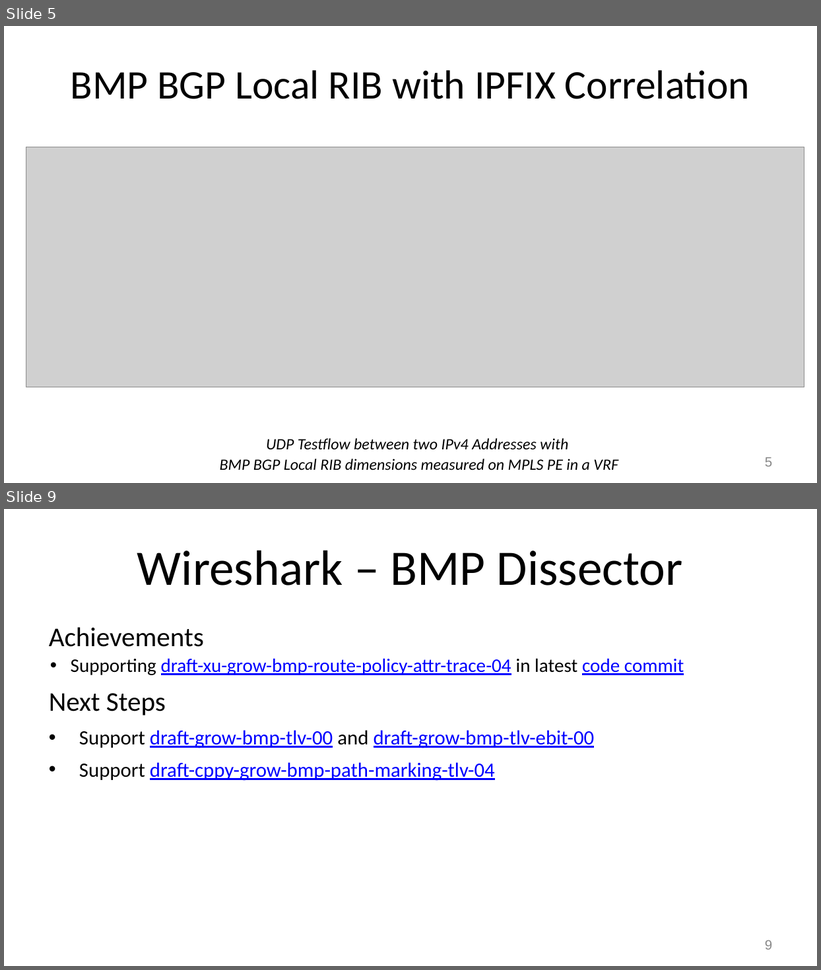
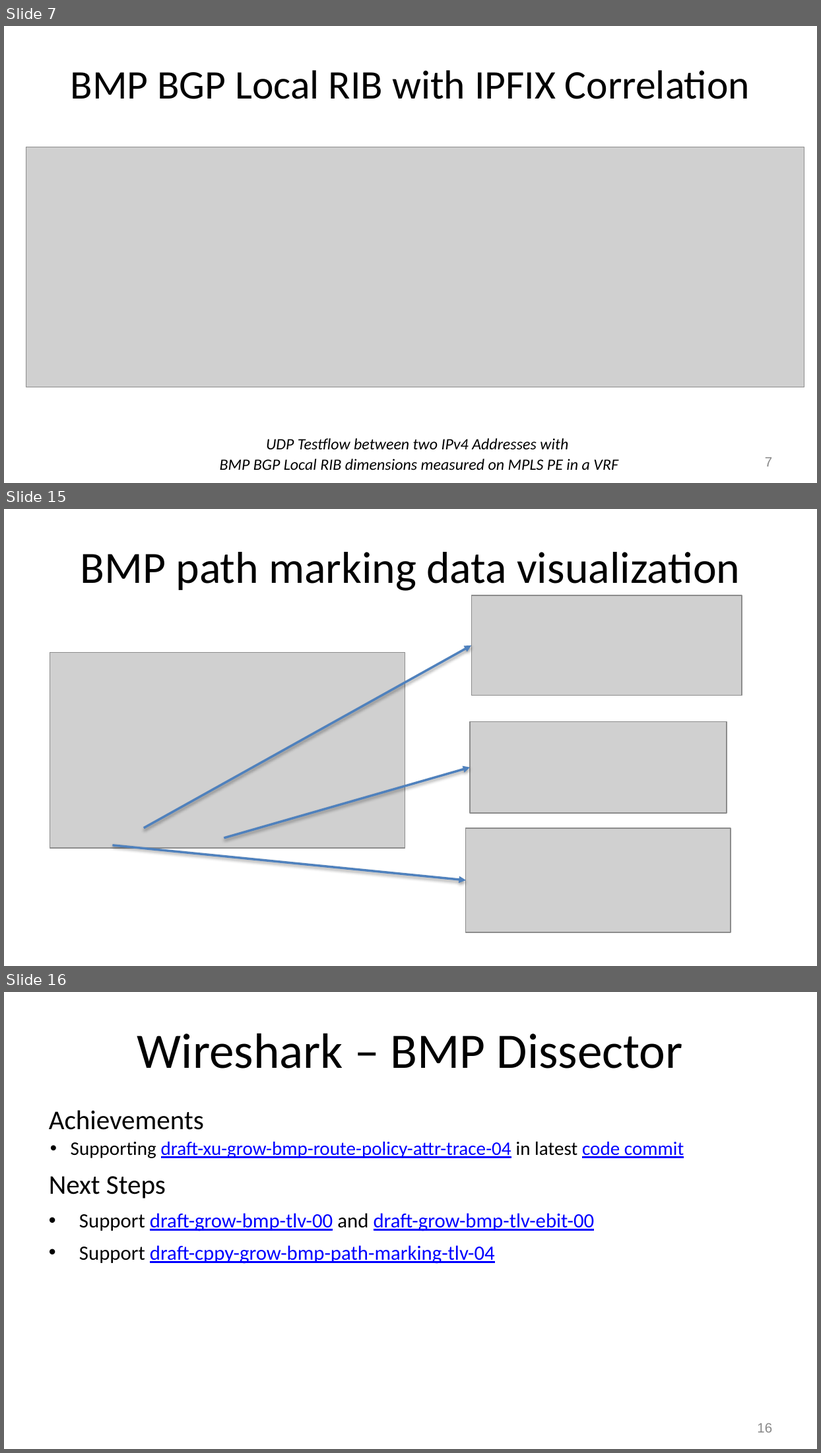
Before and after one commit to IETF-Hackathon/ietf108-project-presentations, a slide deck: ietf-108-hackathon-bmp.pptx. Shown one above the other, each under a label of ours: slides 5 and 9 before the commit, slides 7, 15 and 16 after it; the slides between them are not shown. The pictures are 821x970 and 821x1453 pixels, drawn with LibreOffice and Linux fonts; fonts in the diff are those of the drawing; grey boxes stand for pictures. Boxes give left, top, right and bottom in pixels: in the first picture for what was removed or moved away, otherwise in the second. Text is boxed around its words. In the diff, an @@ line names an element or a change of style, - is before the commit and + after.

```diff
--- a/ietf-108-hackathon-bmp.pptx
+++ b/ietf-108-hackathon-bmp.pptx
@@ slide 15 added at (4, 509, 817, 966), background #FFFFFF @@
@@ title added at (80, 552, 740, 591), 39.6 pt, text #000000 @@
+BMP path marking data visualization
@@ picture added at (471, 595, 743, 695) @@
@@ arrow added from (144, 828) to (471, 646), #4F81BD 2 pt @@
@@ picture added at (50, 652, 405, 848) @@
@@ picture added at (470, 722, 727, 814) @@
@@ arrow added from (224, 838) to (470, 768), #4F81BD 2 pt @@
@@ picture added at (466, 828, 731, 933) @@
@@ arrow added from (112, 846) to (466, 881), #4F81BD 2 pt @@
@@ what was slide 5 is now slide 7 @@
@@ page number at (765, 458, 772, 467): text changed @@
-5
+7
@@ what was slide 9 is now slide 16 @@
@@ page number at (757, 1424, 772, 1433): text changed @@
-9
+16
```
Also in this commit, not shown: 1 slide changed, 6 other slides added, 1 other file.
